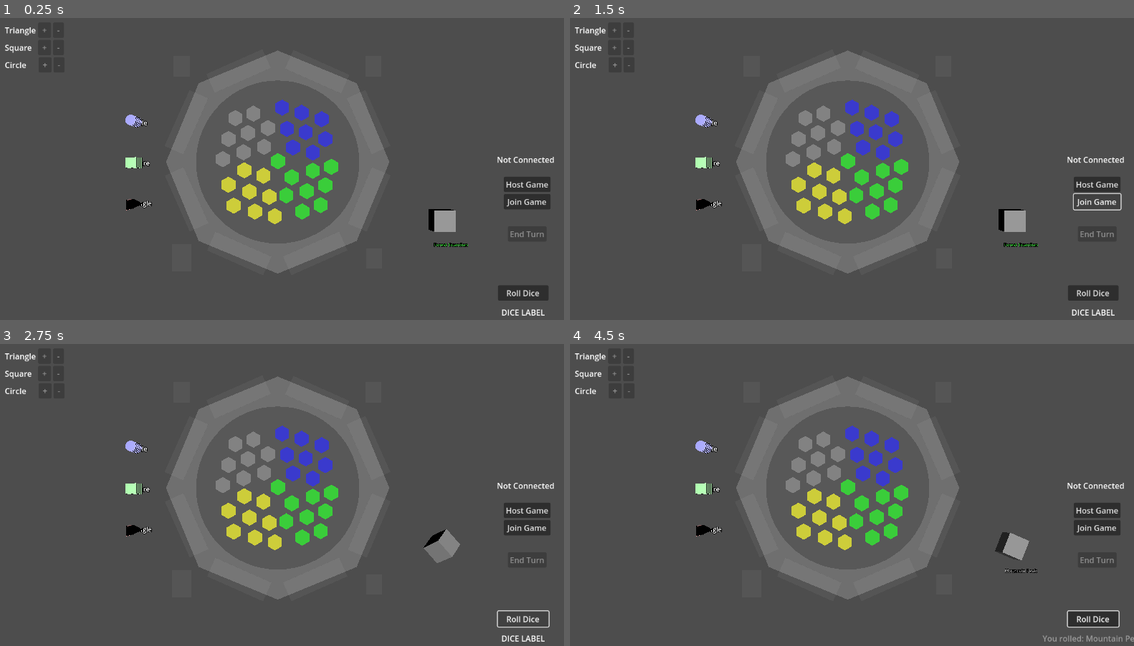
Above: before the commit, frames 1-4 (two rows, left to right).
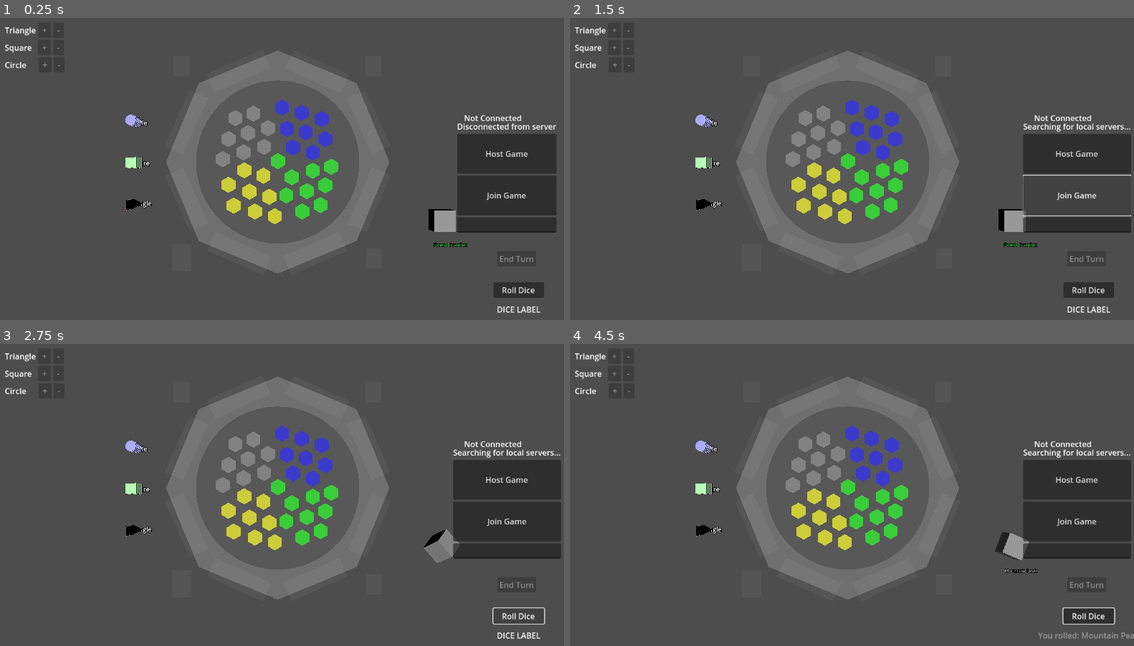
Above: after the commit, the same moments.

Repository: adtpdn/card-editor
Game: Godot game, scene res://game.tscn
Two runs of this game, one before a commit and one after it. Both use one fixed random seed, a clock stepped at 60 frames per second and the inputs below.
Inputs (mouse positions are in pixels of both pictures, inside the frame that each line leads up to):
- Up to frame 1 (0.25 s): no input
- Up to frame 2 (1.5 s): click "Host Game" at 0.5 s; click "Join Game" at 1.25 s
- Up to frame 3 (2.75 s): click "Roll Dice" at 2 s
- Up to frame 4 (4.5 s): click "Roll Dice" at 2.75 s; click "Roll Dice" at 3.5 s; drag from (846, 639) to (902, 428) at 4.27 s

The runs differ from the first frame. In frame 1, 5.5% of the frame differs, in the area x 81-99%, y 32-99%; in frame 2, 4.6%; in frame 3, 5.9%; in frame 4, 6.1%, in the area x 80-100%, y 32-99%.

Commit message:
add experimental upnp

Diff:
--- a/game.gd
+++ b/game.gd
@@ -6,7 +6,40 @@
 
 var multiplayer_peer = ENetMultiplayerPeer.new()
 const PORT = 9999
-const ADDRESS = "127.0.0.1"
+const DEFAULT_IP = "127.0.0.1"  # Changed from ADDRESS constant
+
+# Add to networking variables section
+var use_upnp = true  # Enable UPNP for mobile networking
+var upnp_attempts = 0
+const MAX_UPNP_ATTEMPTS = 10
+var is_mobile = false
+var local_ip = "127.0.0.1"
+var is_host = false
+
+# Add these networking variables
+var peer_status = "Not Connected"
+var last_error = ""
+var connect_retries = 0
+const MAX_CONNECT_RETRIES = 3
+
+# Add these networking variables
+const BROADCAST_PORT = 9998  # Port for network discovery
+var broadcast_timer: Timer
+var discovery_socket: PacketPeerUDP
+
+# Add these UI-related variables
+var ip_display_timer: Timer
+var last_ip_refresh_time = 0.0
+const IP_REFRESH_INTERVAL = 5.0  # Refresh IPs every 5 seconds
+
+# Add these constants at the top with other networking variables
+const BROADCAST_ADDRESS = "255.255.255.255"
+var broadcast_enabled = false
+
+# Add these networking variables at the top
+var broadcast_socket: PacketPeerUDP
+var listen_socket: PacketPeerUDP
+const SERVER_BROADCAST_INTERVAL = 1.0
 
 # ━━━━━━━━━━━━━━━━━━━━━━━━━━━━━━━━
 # Multiplayer variables
@@ -112,6 +145,15 @@
 @onready var dice_manager: Node3D = $DiceManager
 @onready var point_counter = $PointCounter
 @onready var roll_result_label = $UI/RollResultLabel
+
+# Add new UI references
+@onready var ip_input = $UI/Menu/IPInput
+@onready var connect_status = $UI/Menu/ConnectStatus
+
+# Add touch handling variables
+var touch_start_position = Vector2()
+var touch_threshold = 10  # pixels for drag detection
+var is_dragging = false
 
 # ┏━━━━━━━━━━━━━━━━━━━━━━━━━━━━━━┓
 # ---    _Ready Initiation     ---
@@ -194,44 +236,119 @@
 	player_slots.resize(max_players)
 	player_slots.fill(false)
 
+	# Check if running on mobile
+	is_mobile = OS.has_feature("mobile")
+	if is_mobile:
+		setup_mobile_ui()
+		setup_mobile_network()
+
+	# Get local IP for display
+	local_ip = get_local_ip()
+
+	if is_mobile:
+		setup_network_discovery()
+
 # ┏━━━━━━━━━━━━━━━━━━━━━━━━━━━━━━┓
 # ---    Host/Client Logic     ---
 # ┗━━━━━━━━━━━━━━━━━━━━━━━━━━━━━━┛
 
 func _on_host_pressed():
+	is_host = true
+	connect_status.text = "Starting server..."
+
+	# Get the first valid IP
+	var host_ip = get_valid_ips()[0] if !get_valid_ips().is_empty() else "127.0.0.1"
+
 	var error = multiplayer_peer.create_server(PORT)
+
 	if error == OK:
+		if is_mobile and use_upnp:
+			if setup_upnp():
+				connect_status.text += "\nUPnP setup successful"
+			else:
+				connect_status.text += "\nUPnP setup failed, port forwarding may be needed"
+
 		$UI/NetworkInfo/NetworkSideDisplay.text = "Server"
-		$UI/Menu.visible = false
+		connect_status.text += "\nServer running on: " + host_ip + ":" + str(PORT)
+
 		multiplayer.multiplayer_peer = multiplayer_peer
 		var host_id = multiplayer.get_unique_id()
-		players.append(host_id)
-
-		# Initialize host's hand tracking
+
+		# Initialize host data
+		players = [host_id]  # Reset players array
 		player_hands[host_id] = []
-
-		# Initialize host's tokens
+		player_colors[host_id] = PLAYER_COLORS[0]
+
+		# Initialize game state
 		token_manager.initialize_player_tokens(host_id)
 		var tokens = token_manager.get_player_tokens(host_id)
 		update_token_ui(tokens)
-
-		# Distribute initial hand to host
 		distribute_initial_hand()
 		setup_player(host_id)
 		start_game()
 
-		# Set host's color immediately
-		player_colors[host_id] = PLAYER_COLORS[0]  # First color for host
+		# Start broadcasting server info
+		setup_network_discovery()
+	else:
+		connect_status.text = "Failed to create server: " + str(error)
 
 func _on_join_pressed():
-	var error = multiplayer_peer.create_client("localhost", PORT)
+	is_host = false
+	connect_retries = 0
+
+	var target_ip = ip_input.text.strip_edges()
+	if target_ip.is_empty() or target_ip == "127.0.0.1":
+		connect_status.text = "Searching for local servers..."
+		# Start discovery process
+		if !discovery_socket:
+			setup_network_discovery()
+		_start_server_discovery()
+	else:
+		attempt_connection(target_ip)
+
+# Modify attempt_connection
+func attempt_connection(target_ip: String):
+	if connect_retries >= MAX_CONNECT_RETRIES:
+		connect_status.text = "Failed to connect after multiple attempts"
+		return
+
+	connect_retries += 1
+
+	# Close existing connections
+	if multiplayer.multiplayer_peer:
+		multiplayer.multiplayer_peer = null
+
+	if multiplayer_peer:
+		multiplayer_peer.close()
+
+	multiplayer_peer = ENetMultiplayerPeer.new()
+
+	print("Attempting to connect to: ", target_ip)
+	connect_status.text = "Connecting to " + target_ip + "... (Attempt " + str(connect_retries) + ")"
+
+	var error = multiplayer_peer.create_client(target_ip, PORT)
 	if error == OK:
+		multiplayer.multiplayer_peer = multiplayer_peer
 		$UI/NetworkInfo/NetworkSideDisplay.text = "Client"
-		$UI/Menu.visible = false
-		multiplayer.multiplayer_peer = multiplayer_peer
 	else:
-		pass
-	print_hand_debug()
+		connect_status.text = "Connection failed: " + str(error)
+		# Retry after delay
+		await get_tree().create_timer(1.0).timeout
+		attempt_connection(target_ip)
+
+func is_valid_ip(ip: String) -> bool:
+	if ip.is_empty():
+		return false
+	var parts = ip.split(".")
+	if parts.size() != 4:
+		return false
+	for part in parts:
+		if !part.is_valid_int():
+			return false
+		var num = part.to_int()
+		if num < 0 or num > 255:
+			return false
+	return true
 
 func _on_peer_connected(new_peer_id):
 	if multiplayer.is_server():
@@ -297,69 +414,74 @@
 # ┗━━━━━━━━━━━━━━━━━━━━━━━━━━━━━━┛
 
 func _unhandled_input(event):
-	if event is InputEventMouseButton and event.pressed and event.button_index == MOUSE_BUTTON_LEFT:
-		if selected_token_biome != -1 and selected_token_type != -1:  # Changed from selected_token_index
-			# Add cooldown check for placement
-			var current_time = Time.get_ticks_msec() / 1000.0
-			if current_time - last_token_placement_time < TOKEN_PLACEMENT_COOLDOWN:
-				return
-
-			var player_id = multiplayer.get_unique_id()
-
-			# Check if it's player's turn
-			if !is_valid_player_turn(player_id):
-				print("Not your turn!")
-				selected_token_biome = -1
-				selected_token_type = -1
-				unhighlight_all_token_placements()
-				return
-
-			var camera = get_node("Camera3D")
-			var from = camera.project_ray_origin(event.position)
-			var to = from + camera.project_ray_normal(event.position) * 1000
-
-			var space_state = get_tree().get_root().get_world_3d().direct_space_state
-			var query = PhysicsRayQueryParameters3D.create(from, to)
-			var result = space_state.intersect_ray(query)
-
-			if result:
-				var placement = get_token_placement_at_position(result.position)
-				if placement and !placement.is_occupied:
-					var tokens = token_manager.get_player_tokens(player_id)
-
-					# Find token data for selected biome and type
-					var token_data = null
-					var token_index = -1
-					for i in range(tokens.size()):
-						if tokens[i].biome == selected_token_biome and tokens[i].type == selected_token_type:
-							token_data = tokens[i]
-							token_index = i
-							break
-
-					if token_data:
-						print("Found matching token data")
-						# Update cooldown time
-						last_token_placement_time = current_time
-
-						if multiplayer.is_server():
-							# Server directly places token
-							token_manager.remove_token(player_id, token_index)
-							sync_token_placement(player_id, token_data, placement.global_position)
-
-							# Update UI for all players
-							for pid in players:
-								var updated_tokens = token_manager.get_player_tokens(pid)
-								rpc_id(pid, "sync_player_tokens", updated_tokens)
-						else:
-							# Client requests placement
-							rpc_id(1, "request_token_placement", token_index, placement.global_position)
-
-						# Reset selection state
-						selected_token_biome = -1
-						selected_token_type = -1
-						unhighlight_all_token_placements()
+	if event is InputEventScreenTouch:
+		if event.pressed:
+			_handle_touch(event.position)
+	elif event is InputEventMouseButton and event.pressed and event.button_index == MOUSE_BUTTON_LEFT:
+		_handle_touch(event.position)
+
+func _handle_touch(position: Vector2):
+	if selected_token_biome != -1 and selected_token_type != -1:
+		var current_time = Time.get_ticks_msec() / 1000.0
+		if current_time - last_token_placement_time < TOKEN_PLACEMENT_COOLDOWN:
+			return
+
+		var player_id = multiplayer.get_unique_id()
+
+		# Check if it's player's turn
+		if !is_valid_player_turn(player_id):
+			print("Not your turn!")
+			selected_token_biome = -1
+			selected_token_type = -1
+			unhighlight_all_token_placements()
+			return
+
+		var camera = get_node("Camera3D")
+		var from = camera.project_ray_origin(position)
+		var to = from + camera.project_ray_normal(position) * 1000
+
+		var space_state = get_tree().get_root().get_world_3d().direct_space_state
+		var query = PhysicsRayQueryParameters3D.create(from, to)
+		var result = space_state.intersect_ray(query)
+
+		if result:
+			var placement = get_token_placement_at_position(result.position)
+			if placement and !placement.is_occupied:
+				var tokens = token_manager.get_player_tokens(player_id)
+
+				# Find token data for selected biome and type
+				var token_data = null
+				var token_index = -1
+				for i in range(tokens.size()):
+					if tokens[i].biome == selected_token_biome and tokens[i].type == selected_token_type:
+						token_data = tokens[i]
+						token_index = i
+						break
+
+				if token_data:
+					print("Found matching token data")
+					# Update cooldown time
+					last_token_placement_time = current_time
+
+					if multiplayer.is_server():
+						# Server directly places token
+						token_manager.remove_token(player_id, token_index)
+						sync_token_placement(player_id, token_data, placement.global_position)
+
+						# Update UI for all players
+						for pid in players:
+							var updated_tokens = token_manager.get_player_tokens(pid)
+							rpc_id(pid, "sync_player_tokens", updated_tokens)
 					else:
-						print("No matching token data found")
+						# Client requests placement
+						rpc_id(1, "request_token_placement", token_index, placement.global_position)
+
+					# Reset selection state
+					selected_token_biome = -1
+					selected_token_type = -1
+					unhighlight_all_token_placements()
+				else:
+					print("No matching token data found")
 
 # ┏━━━━━━━━━━━━━━━━━━━━━━━━━━━━━━┓
 # ---   Token Logic Handling   ---
@@ -1783,3 +1905,211 @@
 		if multiplayer.is_server() and player_hands.has(player_id):
 			if index >= 0 and index < player_hands[player_id].size():
 				player_hands[player_id].remove_at(index)
+
+# Add these new networking functions
+func setup_mobile_ui():
+	if ip_input:
+		ip_input.virtual_keyboard_enabled = true
+		ip_input.placeholder_text = "Enter host IP..."
+
+func setup_mobile_network():
+	# Display local IP for hosting
+	if ip_input and connect_status:
+		var addresses = IP.get_local_addresses()
+		var ip_text = "Available IPs:\n"
+		for ip in addresses:
+			# Only show IPv4 addresses that aren't localhost
+			if ip.count(".") == 3 and not ip.begins_with("127."):
+				ip_text += ip + "\n"
+		connect_status.text = ip_text
+
+func get_local_ip() -> String:
+	var addresses = IP.get_local_addresses()
+
+	# First try to find a non-localhost IPv4 address
+	for ip in addresses:
+		if ip.count(".") == 3 and not ip.begins_with("127."):
+			return ip
+
+	# If no suitable IP found, return the first IPv4 address
+	for ip in addresses:
+		if ip.count(".") == 3:
+			return ip
+
+	return "IP not found"
+
+func setup_upnp() -> bool:
+	var upnp = UPNP.new()
+	var discover_result = upnp.discover(2000, 2, "InternetGatewayDevice")
+
+	if discover_result == UPNP.UPNP_RESULT_SUCCESS:
+		if upnp.get_gateway() and upnp.get_gateway().is_valid_gateway():
+			# Try to map both UDP and TCP
+			var map_result_udp = upnp.add_port_mapping(PORT, PORT, "GodotGameUDP", "UDP")
+			var map_result_tcp = upnp.add_port_mapping(PORT, PORT, "GodotGameTCP", "TCP")
+
+			if map_result_udp == UPNP.UPNP_RESULT_SUCCESS or map_result_tcp == UPNP.UPNP_RESULT_SUCCESS:
+				print("External IP: ", upnp.query_external_address())
+				return true
+
+	return false
+
+func cleanup_upnp():
+	if !is_host:
+		return
+
+	var upnp = UPNP.new()
+	if upnp.discover() == UPNP.UPNP_RESULT_SUCCESS:
+		if upnp.get_gateway() and upnp.get_gateway().is_valid_gateway():
+			upnp.delete_port_mapping(PORT, "UDP")
+			upnp.delete_port_mapping(PORT, "TCP")
+
+func setup_network_discovery():
+	if is_host:
+		# Setup broadcasting socket
+		broadcast_socket = PacketPeerUDP.new()
+		broadcast_socket.set_broadcast_enabled(true)
+		broadcast_timer = Timer.new()
+		add_child(broadcast_timer)
+		broadcast_timer.wait_time = SERVER_BROADCAST_INTERVAL
+		broadcast_timer.timeout.connect(_broadcast_server_info)
+		broadcast_timer.start()
+	else:
+		# Setup listening socket
+		listen_socket = PacketPeerUDP.new()
+		var err = listen_socket.bind(BROADCAST_PORT)
+		if err == OK:
+			print("Listening for servers on port ", BROADCAST_PORT)
+		else:
+			print("Failed to bind discovery port: ", err)
+
+func _broadcast_server_info():
+	if !is_host or !broadcast_socket:
+		return
+
+	var server_info = JSON.stringify({
+		"server_ip": get_local_ip(),
+		"server_port": PORT,
+		"players": players.size()
+	})
+
+	broadcast_socket.set_dest_address("255.255.255.255", BROADCAST_PORT)
+	broadcast_socket.put_packet(server_info.to_utf8_buffer())
+
+func _process(_delta):
+	if !is_host and listen_socket:
+		if listen_socket.get_available_packet_count() > 0:
+			var server_ip = listen_socket.get_packet_ip()
+			var server_data_raw = listen_socket.get_packet()
+			var server_data_str = server_data_raw.get_string_from_utf8()
+			var server_info = JSON.parse_string(server_data_str)
+
+			if server_info and server_info.has("server_ip"):
+				print("Found server at: ", server_info.server_ip)
+				connect_status.text = "Found server at: " + server_info.server_ip
+				attempt_connection(server_info.server_ip)
+				listen_socket = null  # Stop listening once we find a server
+
+	# Check connection status
+	if multiplayer_peer:
+		match multiplayer_peer.get_connection_status():
+			MultiplayerPeer.CONNECTION_DISCONNECTED:
+				if peer_status != "Disconnected":
+					peer_status = "Disconnected"
+					connect_status.text = "Disconnected from server"
+					$UI/Menu.visible = true
+			MultiplayerPeer.CONNECTION_CONNECTED:
+				if peer_status != "Connected":
+					peer_status = "Connected"
+					connect_status.text = "Connected!"
+					$UI/Menu.visible = false
+
+func cleanup_network():
+	if broadcast_socket:
+		broadcast_socket.close()
+	if listen_socket:
+		listen_socket.close()
+	if broadcast_timer:
+		broadcast_timer.stop()
+	if multiplayer_peer:
+		multiplayer_peer.close()
+
+#func setup_network_discovery():
+	## Setup broadcast timer
+	#broadcast_timer = Timer.new()
+	#add_child(broadcast_timer)
+	#broadcast_timer.wait_time = 1.0
+	#broadcast_timer.timeout.connect(_on_broadcast_timer)
+	#
+	## Setup IP refresh timer
+	#ip_display_timer = Timer.new()
+	#add_child(ip_display_timer)
+	#ip_display_timer.wait_time = IP_REFRESH_INTERVAL
+	#ip_display_timer.timeout.connect(_refresh_ip_display)
+	#ip_display_timer.start()
+#
+#func _on_broadcast_timer():
+	#if discovery_socket and is_host:
+		#var msg = JSON.stringify({"game_port": PORT, "host_ip": get_local_ip()})
+		#discovery_socket.put_packet(msg.to_utf8_buffer())
+
+#func setup_mobile_network():
+	#discovery_socket = PacketPeerUDP.new()
+	#
+	## Trying to bind to broadcast port
+	#var err = discovery_socket.bind(BROADCAST_PORT)
+	#if err == OK:
+		#discovery_socket.set_broadcast_enabled(true)
+		#broadcast_timer.start()
+		#print("Network discovery enabled")
+	#else:
+		#print("Failed to bind discovery socket: ", err)
+	#
+	## Update UI with available IPs
+	#_refresh_ip_display()
+
+func _refresh_ip_display():
+	if !connect_status:
+		return
+
+	var addresses = get_valid_ips()
+	var ip_text = "Available IPs:\n"
+
+	for ip in addresses:
+		ip_text += ip + "\n"
+
+	if is_host:
+		ip_text += "\nHosting on port: " + str(PORT)
+
+	connect_status.text = ip_text
+
+func get_valid_ips() -> Array:
+	var valid_ips = []
+	var addresses = IP.get_local_addresses()
+
+	for ip in addresses:
+		# Filter for valid IPv4 addresses
+		if ip.count(".") == 3 and not ip.begins_with("127."):
+			# Check for mobile-specific IP patterns
+			if ip.begins_with("192.168.") or \
+			   ip.begins_with("10.") or \
+			   ip.begins_with("172."):
+				valid_ips.append(ip)
+
+	return valid_ips
+
+func _start_server_discovery():
+	if discovery_socket:
+		# Listen for broadcast messages
+		while discovery_socket.get_available_packet_count() > 0:
+			var packet = discovery_socket.get_packet()
+			var data_str = packet.get_string_from_utf8()
+			var server_data = JSON.parse_string(data_str)
+
+			if server_data and server_data.has("host_ip") and server_data.has("game_port"):
+				print("Found server at: ", server_data.host_ip)
+				attempt_connection(server_data.host_ip)
+				return
+
+	# Retry discovery after a delay if no server found
+	get_tree().create_timer(1.0).timeout.connect(_start_server_discovery)
--- a/game.tscn
+++ b/game.tscn
@@ -276,45 +276,58 @@
 anchor_top = 0.5
 anchor_right = 1.0
 anchor_bottom = 0.5
-offset_left = -171.0
-offset_top = -324.5
-offset_bottom = 324.5
+offset_left = -228.0
+offset_top = -324.0
+offset_bottom = 325.0
 grow_horizontal = 0
 grow_vertical = 2
 
 [node name="Menu" type="VBoxContainer" parent="UI"]
+clip_contents = true
 layout_mode = 1
 anchors_preset = 8
 anchor_left = 0.5
 anchor_top = 0.5
 anchor_right = 0.5
 anchor_bottom = 0.5
-offset_left = -35.5
-offset_top = 8.0
-offset_right = 58.5
-offset_bottom = 74.0
+offset_left = -86.0
+offset_top = -91.5
+offset_right = 84.0
+offset_bottom = 107.5
 grow_horizontal = 2
 grow_vertical = 2
+alignment = 1
+
+[node name="ConnectStatus" type="Label" parent="UI/Menu"]
+layout_mode = 2
+text = "ConnectStatus"
 
 [node name="HostButton" type="Button" parent="UI/Menu"]
 z_index = 2
+custom_minimum_size = Vector2(0, 80)
 layout_mode = 2
 text = "Host Game"
 
 [node name="JoinButton" type="Button" parent="UI/Menu"]
 z_index = 2
+custom_minimum_size = Vector2(0, 80)
 layout_mode = 2
 text = "Join Game"
+
+[node name="IPInput" type="LineEdit" parent="UI/Menu"]
+layout_mode = 2
+size_flags_vertical = 3
+clear_button_enabled = true
 
 [node name="NetworkInfo" type="VBoxContainer" parent="UI"]
 layout_mode = 1
 anchors_preset = 1
 anchor_left = 1.0
 anchor_right = 1.0
-offset_left = -135.0
-offset_top = 286.5
-offset_right = -19.0
-offset_bottom = 309.5
+offset_left = -201.0
+offset_top = 203.0
+offset_right = -85.0
+offset_bottom = 226.0
 grow_horizontal = 0
 
 [node name="NetworkSideDisplay" type="Label" parent="UI/NetworkInfo"]
@@ -330,10 +343,10 @@
 anchor_top = 0.5
 anchor_right = 0.5
 anchor_bottom = 0.5
-offset_left = -27.5
-offset_top = 108.0
-offset_right = 50.5
-offset_bottom = 139.0
+offset_left = -20.0
+offset_top = 158.5
+offset_right = 58.0
+offset_bottom = 189.5
 grow_horizontal = 2
 grow_vertical = 2
 disabled = true
@@ -428,10 +441,10 @@
 anchors_preset = 5
 anchor_left = 0.5
 anchor_right = 0.5
-offset_left = -47.5
-offset_top = 551.5
-offset_right = 54.5
-offset_bottom = 582.5
+offset_left = -28.0
+offset_top = 546.0
+offset_right = 74.0
+offset_bottom = 577.0
 grow_horizontal = 2
 text = "Roll Dice"
 
@@ -440,10 +453,10 @@
 anchors_preset = 5
 anchor_left = 0.5
 anchor_right = 0.5
-offset_left = -47.5
-offset_top = 594.5
-offset_right = 54.5
-offset_bottom = 617.5
+offset_left = -28.0
+offset_top = 589.0
+offset_right = 74.0
+offset_bottom = 612.0
 grow_horizontal = 2
 text = "DICE LABEL"
 horizontal_alignment = 1
--- a/project.godot
+++ b/project.godot
@@ -13,8 +13,16 @@
 config/name="Botanimagic"
 config/version="0.0.1"
 run/main_scene="res://game.tscn"
+config/use_custom_user_dir=true
+config/custom_user_dir_name="Botanimagic"
 config/features=PackedStringArray("4.3", "Forward Plus")
 config/icon="res://thumb.png"
+
+[network]
+
+limits/tcp/connect_timeout_seconds=10
+config/broadcast_enabled=true
+config/use_ipv6=false
 
 [rendering]
 
Not shown, changed: export_presets.cfg
Not shown, added: export/botanimagic-experimental-0.0.1-1.apk.idsig
Not shown, added: export/botanimagic-experimental-0.0.1-2.apk
Not shown, added: export/botanimagic-experimental-0.0.1-2.apk.idsig
